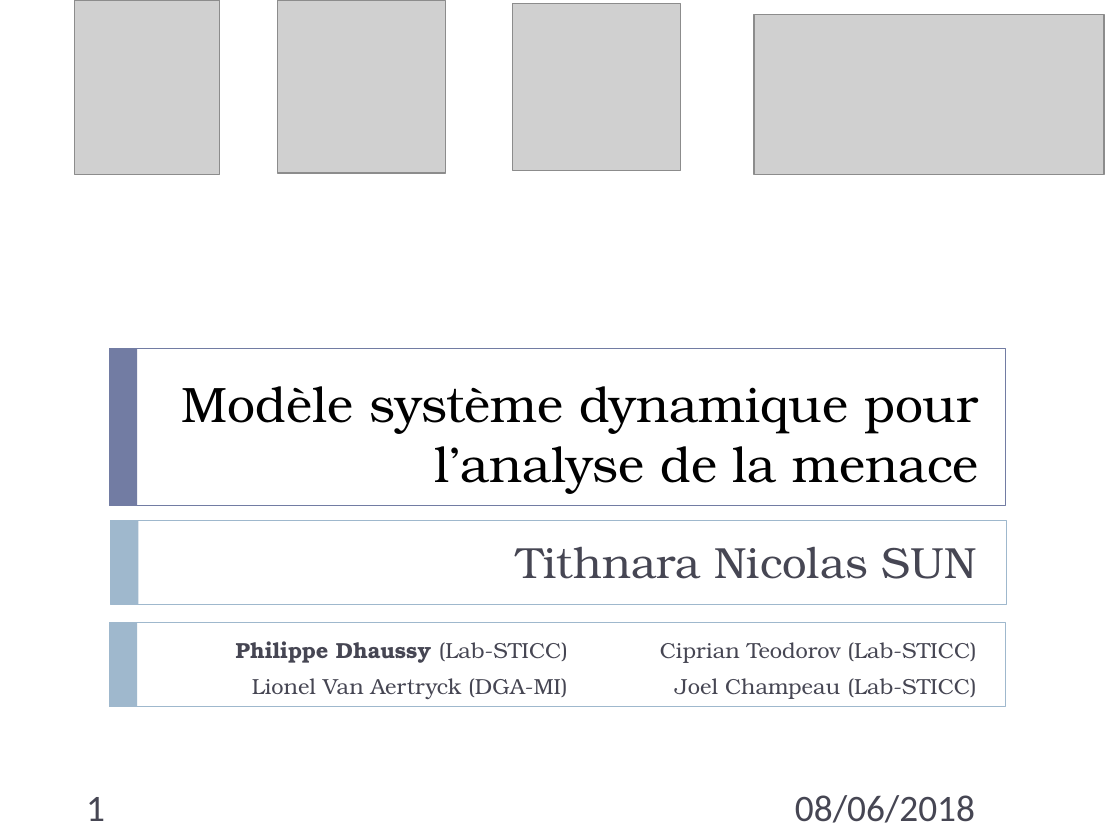
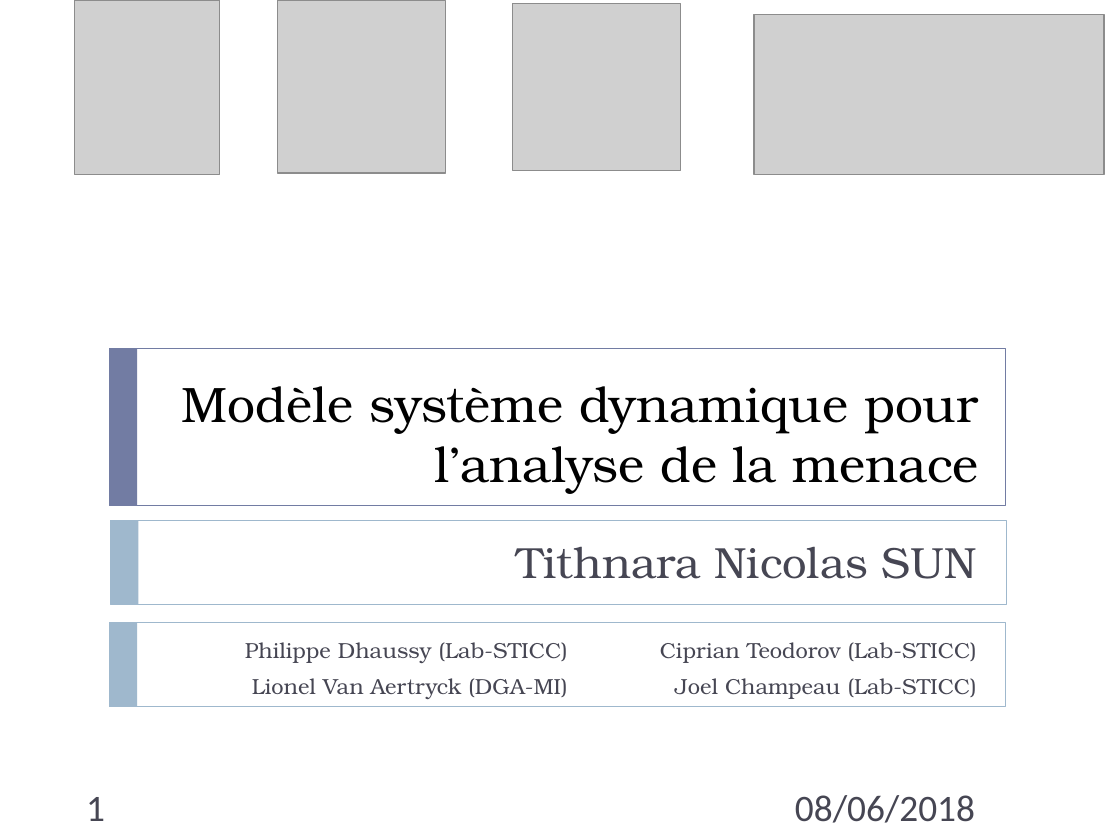
Before and after one commit to Lawyne/ModMenace, a slide deck: slide 1 of Presentation/Presentation Journee-Doctorants 08-06-18.pptx. Drawn at 1120x840 pixels with LibreOffice and Linux fonts; fonts in the diff are those of the drawing; grey boxes stand for pictures. Boxes give left, top, right and bottom in pixels: in the first picture for what was removed or moved away, otherwise in the second. Text is boxed around its words. In the diff, an @@ line names an element or a change of style, - is before the commit and + after.

```diff
--- a/Presentation/Presentation Journee-Doctorants 08-06-18.pptx
+++ b/Presentation/Presentation Journee-Doctorants 08-06-18.pptx
@@ text at <box>245,642,977,663</box>: bold off in "Philippe Dhaussy" @@
```
Also in this commit, not shown: 15 other slides changed, 12 slides added, 3 slides removed, 12 other files.
